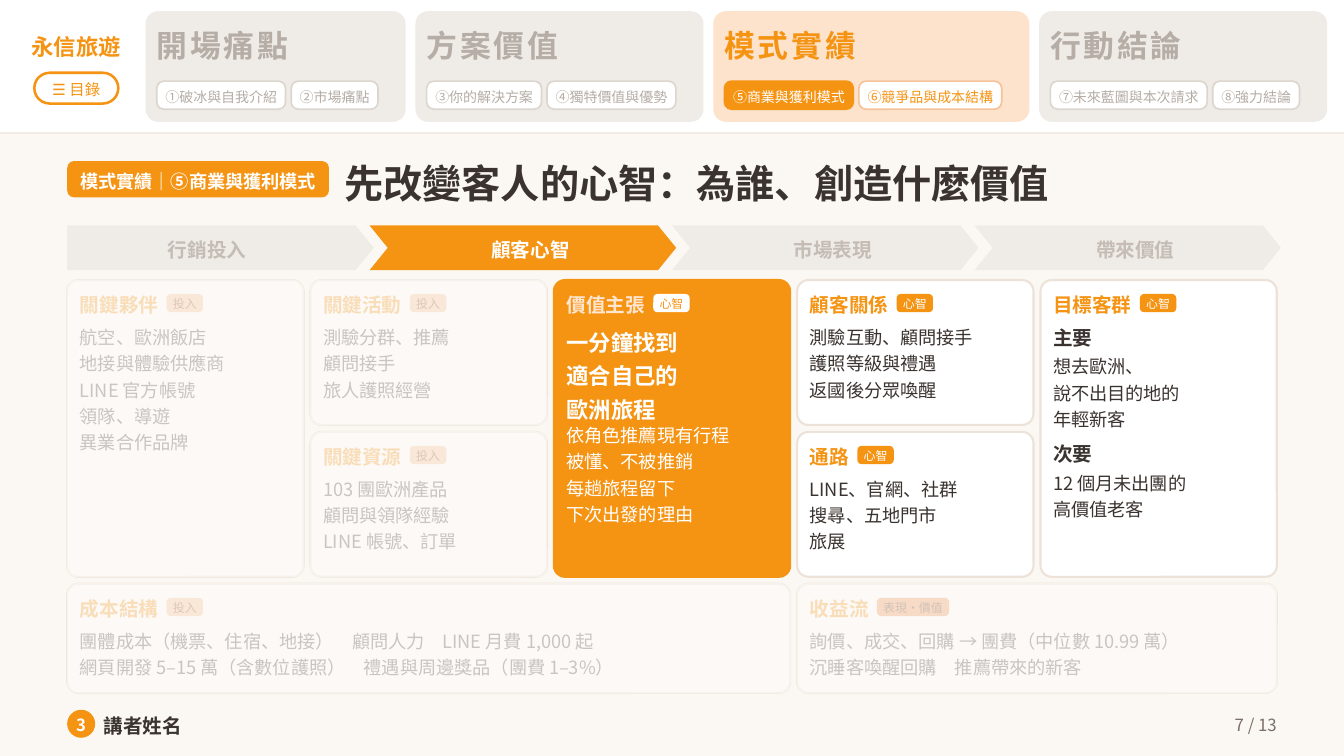
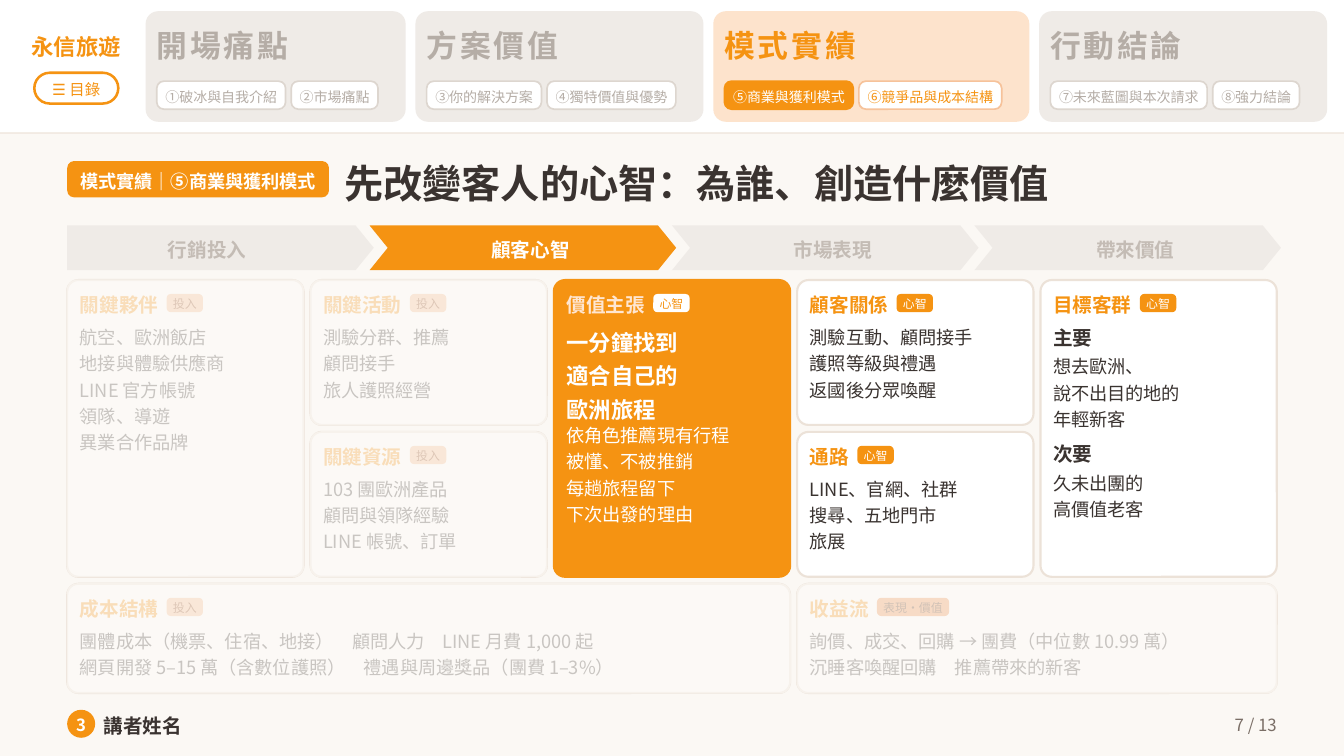
Before and after one commit to KY0126/FJUIEC, a slide deck: slide 8 of proposal/deck/永信旅遊_提案簡報.pptx. Drawn at 1344x756 pixels with LibreOffice and Linux fonts; fonts in the diff are those of the drawing. Boxes give left, top, right and bottom in pixels: in the first picture for what was removed or moved away, otherwise in the second. Text is boxed around its words. In the diff, an @@ line names an element or a change of style, - is before the commit and + after.

```diff
--- a/proposal/deck/永信旅遊_提案簡報.pptx
+++ b/proposal/deck/永信旅遊_提案簡報.pptx
@@ text at box(1053, 474, 1144, 492): text changed @@
-12 個月未出團的
+久未出團的
```
Also in this commit, not shown: 2 other slides changed, 1 slide added, 5 other files.
